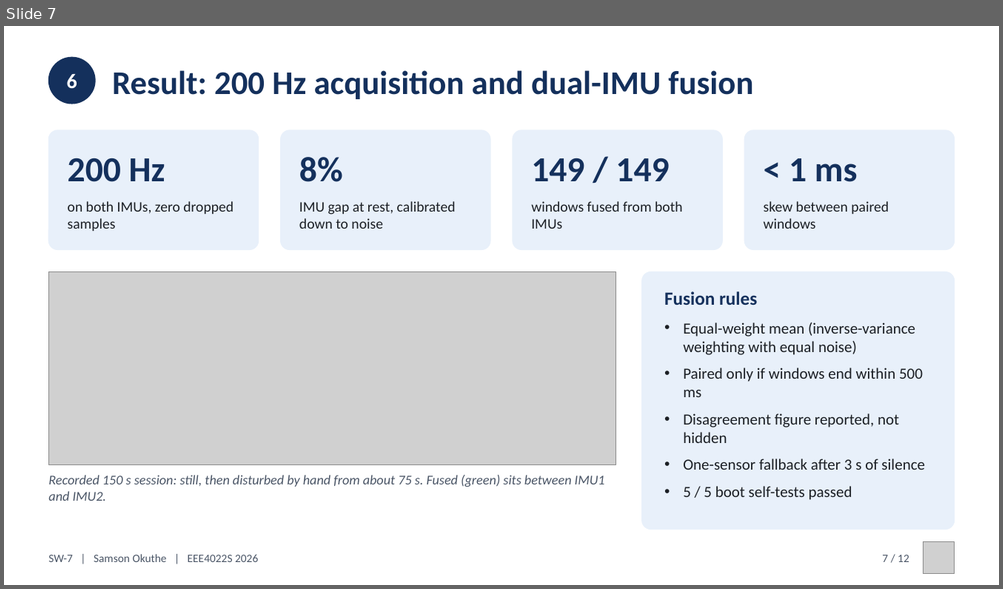
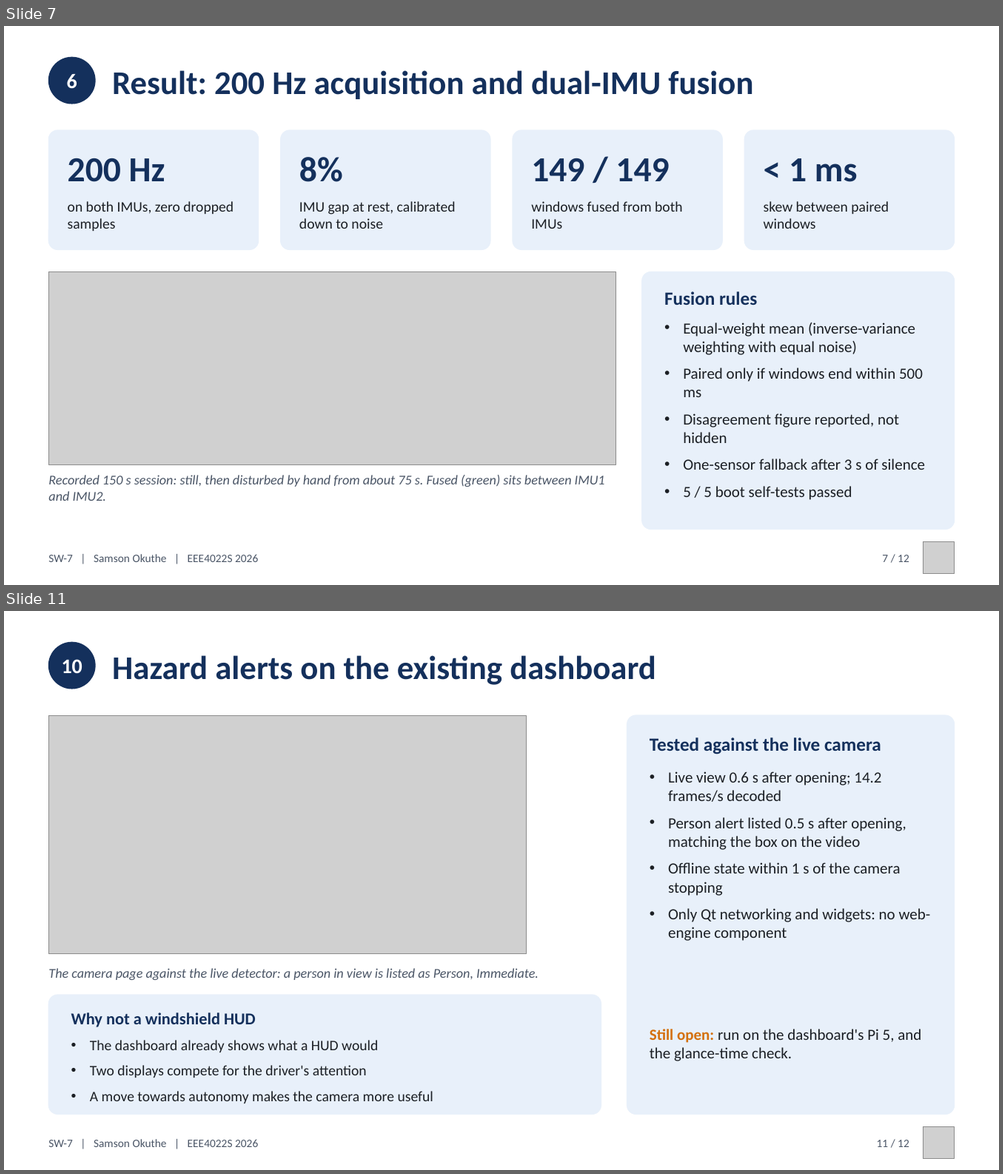
Before and after one commit to 0geder/Tukzie-HPEC-HUD, a slide deck: Presentation/SW7_Final_Presentation.pptx. Shown one above the other, each under a label of ours: slide 7 before the commit, slides 7 and 11 after it; the slides between them are not shown. The pictures are 1003x589 and 1003x1174 pixels, drawn with LibreOffice and Linux fonts; fonts in the diff are those of the drawing; grey boxes stand for pictures. Boxes give left, top, right and bottom in pixels: in the first picture for what was removed or moved away, otherwise in the second. Text is boxed around its words. In the diff, an @@ line names an element or a change of style, - is before the commit and + after.

```diff
--- a/Presentation/SW7_Final_Presentation.pptx
+++ b/Presentation/SW7_Final_Presentation.pptx
@@ slide 11 added at (4, 611, 999, 1170), background #FFFFFF @@
@@ ellipse added at (48, 642, 95, 689), fill #14305C, outline #14305C 1 pt @@
@@ text added at (62, 659, 82, 673), 20 pt, text #FFFFFF, bold @@
+10
@@ text added at (112, 655, 656, 685), 32 pt, text #14305C, bold @@
+Hazard alerts on the existing dashboard
@@ picture added at (48, 715, 526, 954) @@
@@ rounded rectangle added at (627, 715, 954, 1115), fill #E8F0FA, outline #E8F0FA 1 pt @@
@@ text added at (649, 738, 881, 755), 18 pt, text #14305C, bold @@
+Tested against the live camera
@@ text added at (668, 772, 930, 941), 15 pt, text #1B1F24 @@
+• Live view 0.6 s after opening; 14.2 frames/s decoded
+• Person alert listed 0.5 s after opening, matching the box on the video
+• Offline state within 1 s of the camera stopping
+• Only Qt networking and widgets: no web-engine component
@@ text added at (48, 968, 538, 980), 13 pt, text #4A5566, italic @@
+The camera page against the live detector: a person in view is listed as Person, Immediate.
@@ rounded rectangle added at (48, 995, 601, 1115), fill #E8F0FA, outline #E8F0FA 1 pt @@
@@ text added at (71, 1013, 256, 1028), 16 pt, text #14305C, bold @@
+Why not a windshield HUD
@@ text added at (649, 1029, 921, 1062), 15 pt, text #1B1F24 @@
+Still open: run on the dashboard's Pi 5, and the glance-time check.
@@ text added at (90, 1040, 433, 1104), 14 pt, text #1B1F24 @@
+• The dashboard already shows what a HUD would
+• Two displays compete for the driver's attention
+• A move towards autonomy makes the camera more useful
@@ text added at (48, 1139, 258, 1147), 11 pt, text #4A5566 @@
+SW-7 | Samson Okuthe | EEE4022S 2026
@@ text added at (876, 1140, 909, 1147), 11 pt, text #4A5566 @@
+11 / 12
@@ picture added at (922, 1128, 954, 1159) @@
```
Also in this commit, not shown: 6 slides changed, 2 other slides added, 3 slides removed, 10 other files.
